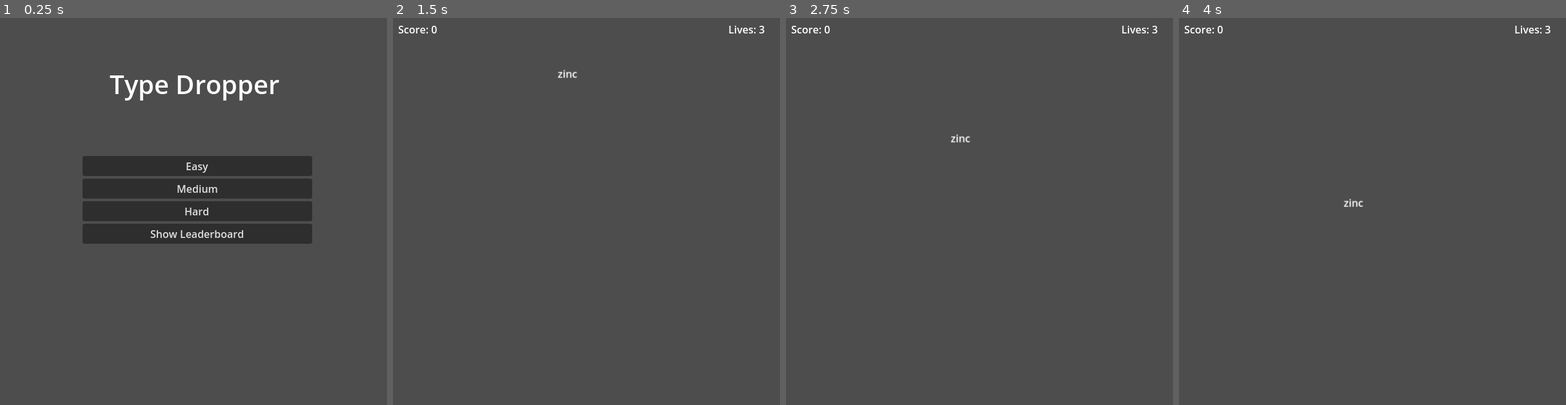
Above: before the commit, frames 1-4 (left to right).
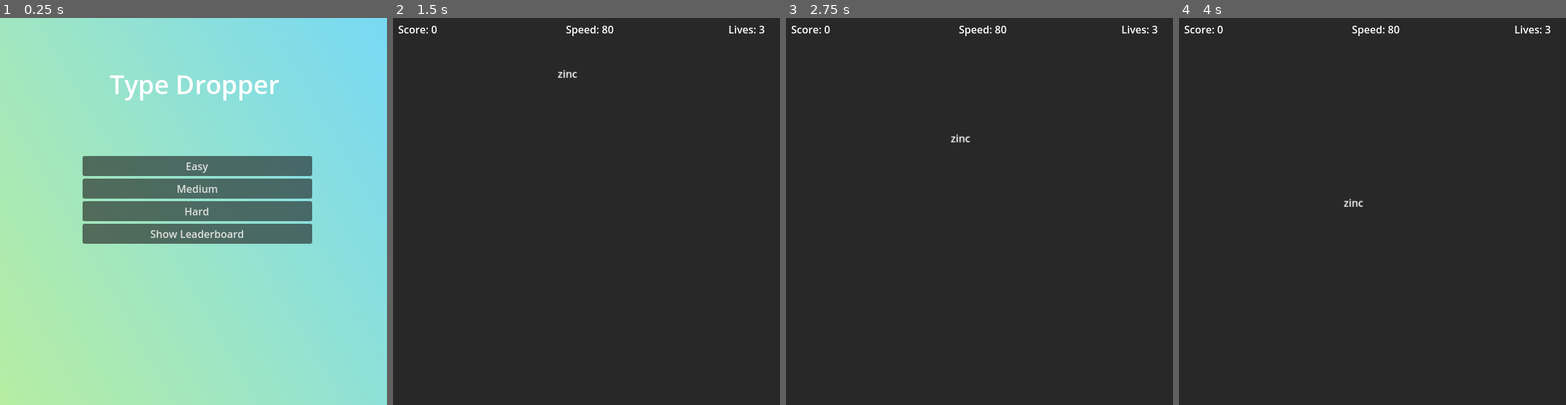
Above: after the commit, the same moments.

Repository: Sneakyweasel90/TypeDropper_Godot
Game: Godot game, scene res://MainMenu.tscn
Same seed, same stepped clock (60 frames per second), same inputs: the game is played once before the commit and once after it.
Inputs:
- Up to frame 1 (0.25 s): no input
- Up to frame 2 (1.5 s): click "Easy" at 0.5 s; tap Enter at 1.25 s; tap Backspace at 1.35 s
- Up to frame 3 (2.75 s): tap Space at 2 s; tap Backspace at 2.1 s
- Up to frame 4 (4 s): tap Backspace at 2.85, 3.6 s

The runs differ from the first frame. In frame 1, 99% of the frame differs, in the area x 0-100%, y 0-100%; in frame 2, 100%; in frame 3, 100%; in frame 4, 100%.

Commit message:
added background image to pages

Diff:
--- a/type-dropper/MainMenu.tscn
+++ b/type-dropper/MainMenu.tscn
@@ -1,8 +1,9 @@
-[gd_scene load_steps=4 format=3 uid="uid://ctpm5tdrl771f"]
+[gd_scene load_steps=5 format=3 uid="uid://ctpm5tdrl771f"]
 
 [ext_resource type="Script" uid="uid://d1bedmqvc54pv" path="res://MainMenu.gd" id="1_h7a2f"]
 [ext_resource type="PackedScene" uid="uid://b8hgxnll1bhc8" path="res://TypeDropper.tscn" id="2_qoqlk"]
 [ext_resource type="PackedScene" uid="uid://beyiun1uybt7k" path="res://Leaderboard.tscn" id="3_iwfq2"]
+[ext_resource type="Texture2D" uid="uid://bii8ld0ebkvcq" path="res://assets/gradient-toxic.jpg" id="4_qoqlk"]
 
 [node name="MainMenu" type="Control"]
 layout_mode = 3
@@ -14,6 +15,16 @@
 script = ExtResource("1_h7a2f")
 game_scene = ExtResource("2_qoqlk")
 leaderboard_scene = ExtResource("3_iwfq2")
+
+[node name="BackgroundImage" type="TextureRect" parent="."]
+layout_mode = 0
+offset_left = -306.0
+offset_top = -283.0
+offset_right = 296.0
+offset_bottom = 319.0
+texture = ExtResource("4_qoqlk")
+expand_mode = 2
+stretch_mode = 6
 
 [node name="Title" type="Label" parent="."]
 layout_mode = 0
--- a/type-dropper/TypeDropper.tscn
+++ b/type-dropper/TypeDropper.tscn
@@ -6,6 +6,11 @@
 [node name="TypeDropper" type="Node2D"]
 script = ExtResource("1_wmkbq")
 word_scene = ExtResource("2_fbj80")
+
+[node name="ColorRect" type="ColorRect" parent="."]
+offset_right = 606.0
+offset_bottom = 604.0
+color = Color(0.15781322, 0.15781322, 0.15781322, 1)
 
 [node name="SpawnTimer" type="Timer" parent="."]
 
@@ -32,6 +37,13 @@
 horizontal_alignment = 1
 vertical_alignment = 1
 
+[node name="SpeedLabel" type="Label" parent="."]
+offset_left = 268.0
+offset_top = 6.0
+offset_right = 342.0
+offset_bottom = 29.0
+text = "Speed = 0"
+
 [node name="GameOverLabel" type="Label" parent="."]
 visible = false
 offset_left = 227.0
--- a/type-dropper/Typedropper.gd
+++ b/type-dropper/Typedropper.gd
@@ -74,6 +74,8 @@
 		$ScoreLabel.text = "Score: %d" % score
 	if $LivesLabel:
 		$LivesLabel.text = "Lives: %d" % lives
+	if $SpeedLabel:
+		$SpeedLabel.text = "Speed: %d" % word_speed
 
 	if lives <= 0:
 		game_over()
@@ -93,6 +95,12 @@
 func game_over():
 	$SpawnTimer.stop()
 	set_process(false)
+	set_process_input(false)
+
+	for child in get_children():
+		if child is Node2D and child.has_method("_process"):
+			child.set_process(false)
+
 	if $GameOverLabel:
 		$GameOverLabel.text = "Game Over!\nScore: %d" % score
 		$GameOverLabel.visible = true
Binary file added: type-dropper/assets/gradient-toxic.jpg
Not shown, added: type-dropper/assets/gradient-toxic.jpg.import
Not shown, added: type-dropper/export_presets.cfg
Not shown, added: type-dropper/TypeDropper.exe
